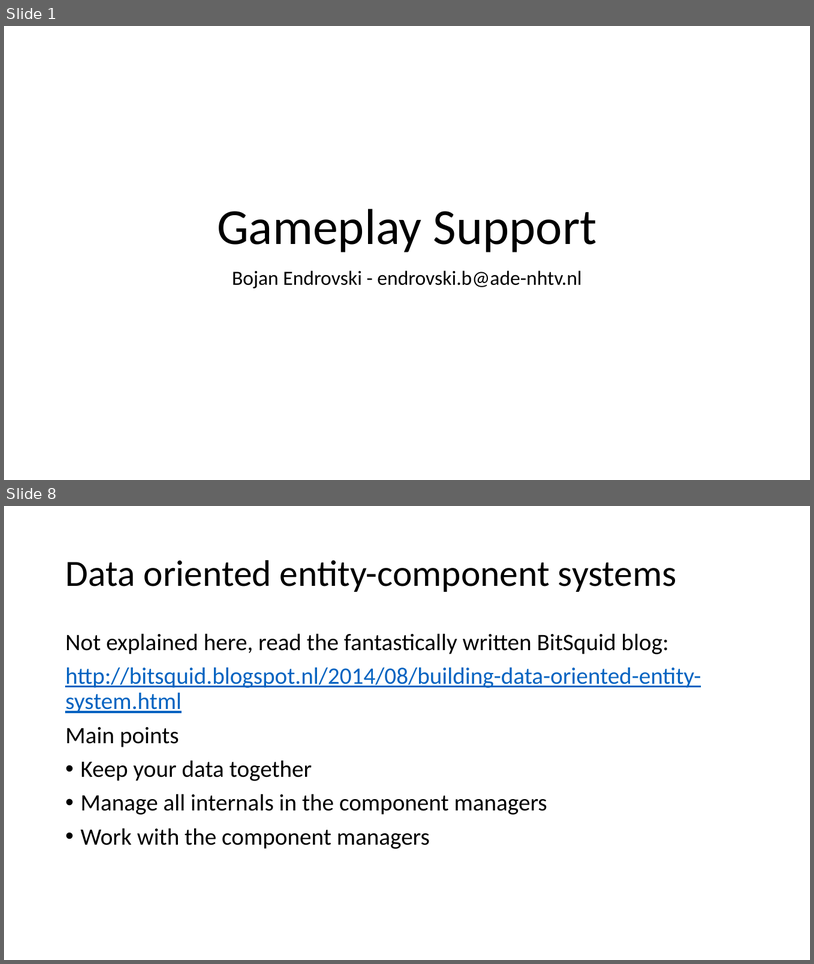
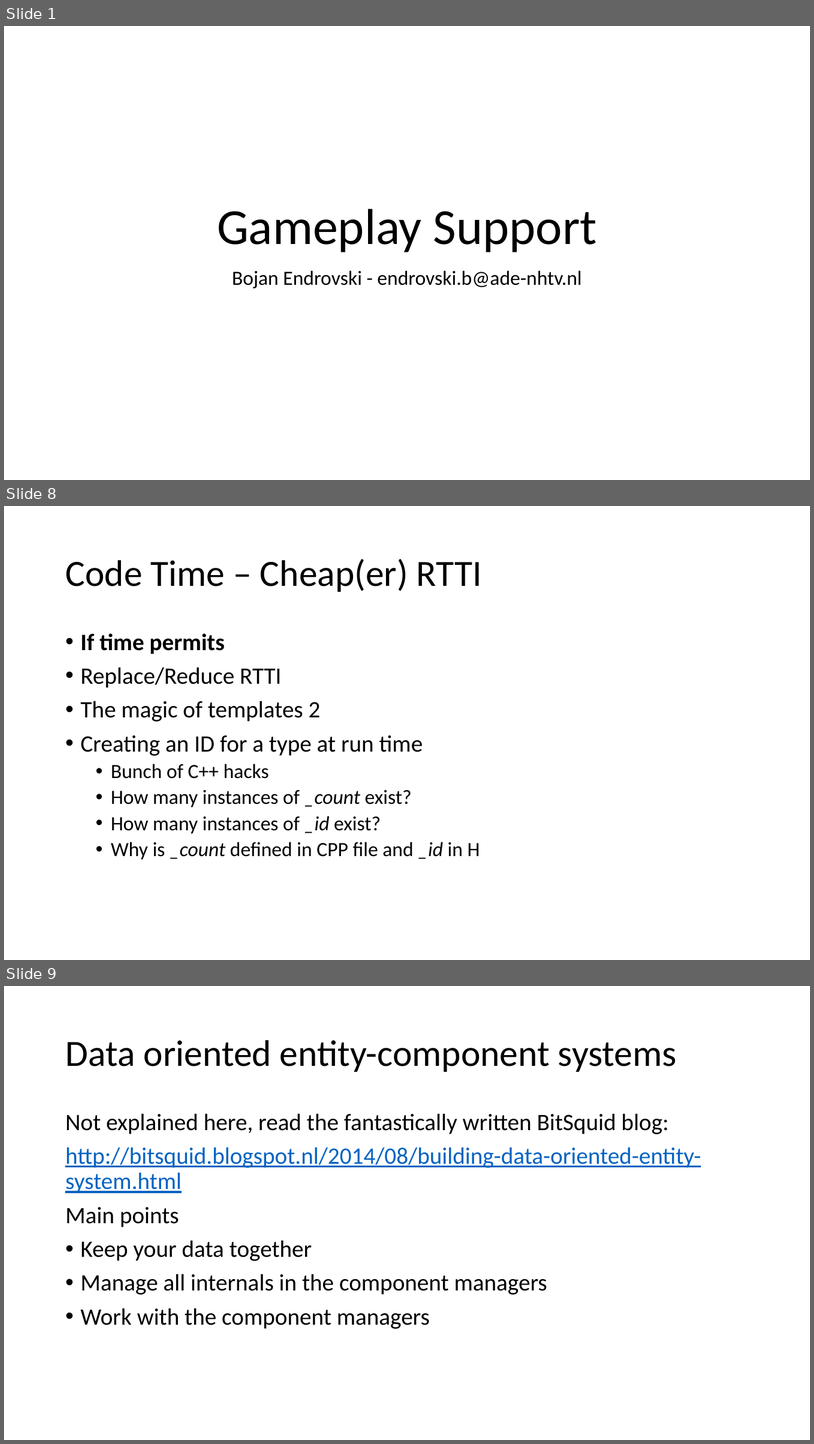
Before and after one commit to enci/Osmium, a slide deck: Examples/Presentations/Gameplay Support.pptx. Shown one above the other, each under a label of ours: slides 1 and 8 before the commit, slides 1, 8 and 9 after it; the slides between them are not shown. The pictures are 814x964 and 814x1444 pixels, drawn with LibreOffice and Linux fonts; fonts in the diff are those of the drawing. Boxes give left, top, right and bottom in pixels: in the first picture for what was removed or moved away, otherwise in the second. Text is boxed around its words. In the diff, an @@ line names an element or a change of style, - is before the commit and + after.

```diff
--- a/Examples/Presentations/Gameplay Support.pptx
+++ b/Examples/Presentations/Gameplay Support.pptx
@@ slide 8 added at bbox=[4, 506, 810, 960], background #FFFFFF @@
@@ title added at bbox=[65, 559, 482, 592], 44 pt, text #000000 @@
+Code Time – Cheap(er) RTTI
@@ text added at bbox=[81, 633, 480, 859], 24 pt, text #000000 @@
+• If time permits
+• Replace/Reduce RTTI
+• The magic of templates 2
+• Creating an ID for a type at run time
+  • Bunch of C++ hacks
+  • How many instances of _count exist?
+  • How many instances of _id exist?
+  • Why is _count defined in CPP file and _id in H
@@ what was slide 8 is now slide 9 @@
```
Also in this commit, not shown: 6 slides changed, 2 other slides added.
